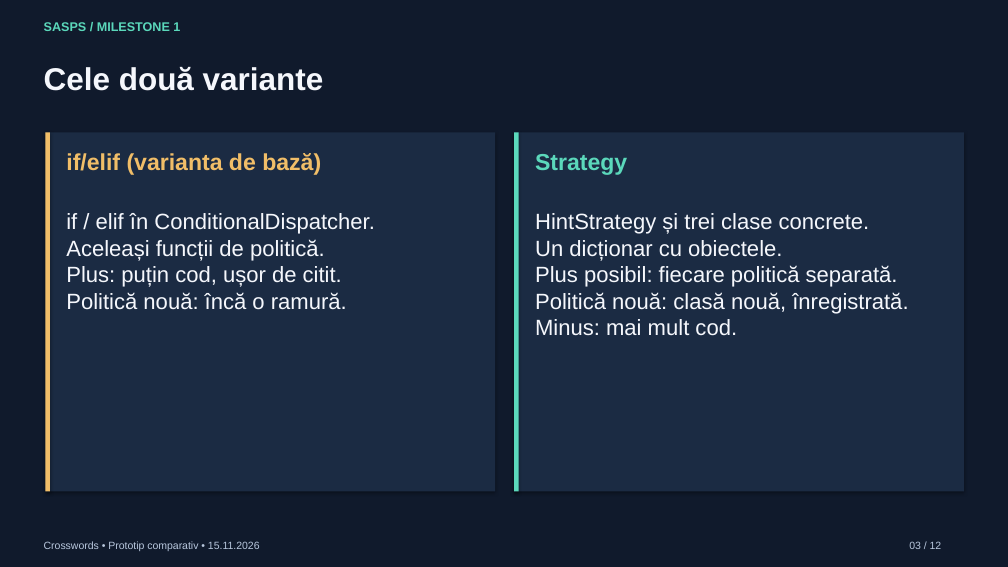
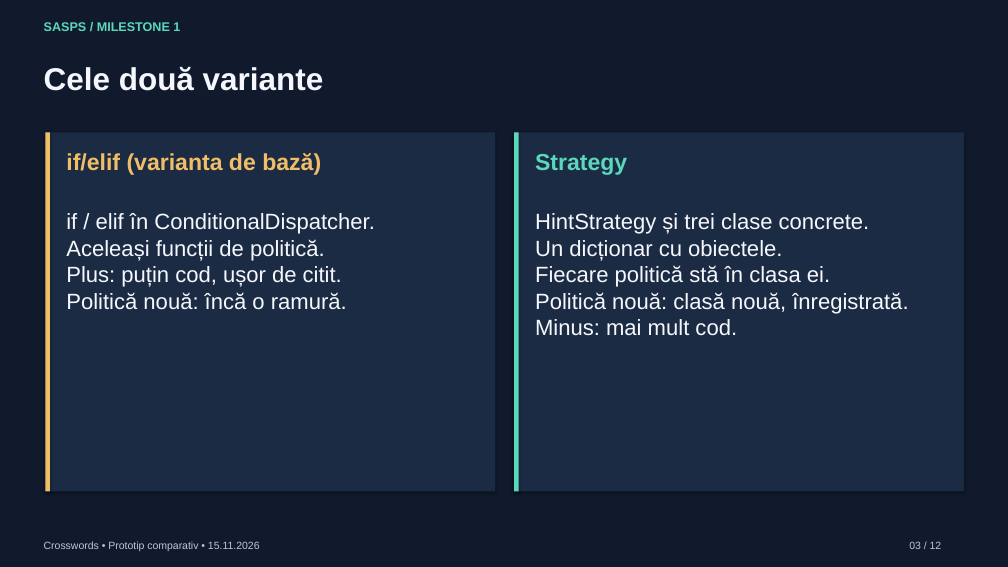
Before and after one commit to nadolualex/sasps-crosswords, a slide deck: slide 3 of presentation/SASPS_M1_Crosswords.pptx. Drawn at 1008x567 pixels with LibreOffice and Linux fonts; fonts in the diff are those of the drawing. Boxes give left, top, right and bottom in pixels: in the first picture for what was removed or moved away, otherwise in the second. Text is boxed around its words. In the diff, an @@ line names an element or a change of style, - is before the commit and + after.

```diff
--- a/presentation/SASPS_M1_Crosswords.pptx
+++ b/presentation/SASPS_M1_Crosswords.pptx
@@ text at <box>535,265,830,287</box>: text changed @@
-Plus posibil: fiecare politică separată.
+Fiecare politică stă în clasa ei.
```
Also in this commit, not shown: 6 other slides changed, 9 other files.
